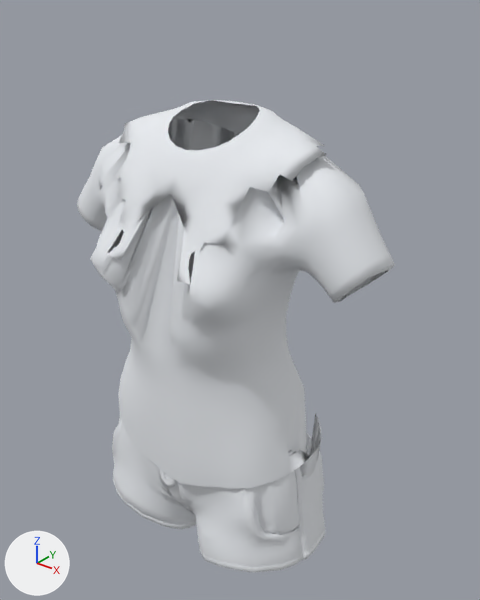
Renders of the glTF model apps/web/public/assets/garments/mpfb/female/top_city_relaxed.glb from each side of a commit.
One viewpoint serves both versions: a 50 mm lens placed at (0.579, -0.689, 1.478), pointed at (0.024, 0.004, 1.049). The lights are fixed; the arrows at lower left show +X, +Y and +Z. The first picture is the older version. Vertices at exactly the same position are counted once.

Names of what the first picture shows: 'mpfb-female-base.female_casualsuit02'.
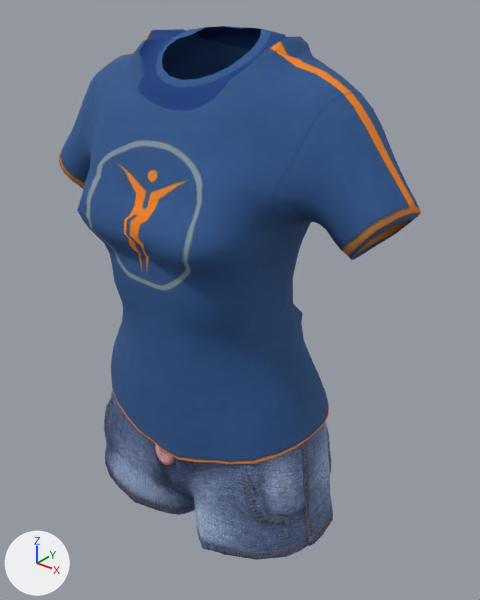
What changed in the scene script:
```text
Add img_female_casualsuit02_diffuse:
    img_female_casualsuit02_diffuse = load_image('female_casualsuit02_diffuse', '_unpacked/female_casualsuit02_diffuse', 1024, 1024, 'sRGB')
Change mat_mpfb_female_base_female_casualsuit02:
    where n0 = _N.new('ShaderNodeBsdfPrincipled'); n0.name = 'Principled BSDF'
    remove n0.inputs[0].default_value = (0.812, 0.835, 0.871, 1.0)  # 'Base Color', white #e9ecf0
    add n3 = _N.new('ShaderNodeTexImage'); n3.name = 'Image Texture'
    add n3.image = img_female_casualsuit02_diffuse
    remove n3 = _N.new('ShaderNodeTexImage'); n3.name = 'Image Texture'
    remove n3.image = img_female_casualsuit02_normal
    add n4 = _N.new('ShaderNodeTexImage'); n4.name = 'Image Texture.001'
    add n4.image = img_female_casualsuit02_normal
    where n2 = _N.new('ShaderNodeNormalMap'); n2.name = 'Normal Map'
    remove _L.new(n3.outputs[0], n2.inputs[1])  # 'Color' to 'Color'
    add _L.new(n3.outputs[0], n0.inputs[0])  # 'Color' to 'Base Color'
    add _L.new(n4.outputs[0], n2.inputs[1])  # 'Color' to 'Color'
Change me_female_casualsuit02:
    used by ob_mpfb_female_base_female_casualsuit02; location = (0.0, 0.0, 0.0)
    remove me_female_casualsuit02.from_pydata(...)  # 2871 vertices, 5478 faces; spans x -0.268..0.265, y -0.163..0.098, z 0.626..1.328
    add me_female_casualsuit02.from_pydata(...)  # 2876 vertices, 5488 faces; spans x -0.295..0.291, y -0.171..0.105, z 0.658..1.421
    me_female_casualsuit02 part 1: the loose piece of 1310 vertices spanning x -0.268..0.265, y -0.163..0.096, z 0.707..1.328 is rebuilt with 1311 vertices and now spans x -0.295..0.291, y -0.171..0.102, z 0.856..1.421
    me_female_casualsuit02 part 2: a new loose piece of 245 vertices spanning x -0.02..0.019, y -0.147..-0.132, z 0.824..0.869, in mat_mpfb_female_base_female_casualsuit02
    me_female_casualsuit02 part 3: 1560 vertices removed from x -0.194..0.2, y -0.144..0.098, z 0.626..0.868; 1319 vertices added at x -0.205..0.211, y -0.15..0.105, z 0.658..0.924
```

Pixel boxes (x1, y1, x2, y2) of what changed, in the pictures (480 x 600 px; the box of a moved part takes in the faces that stretch with it):
'mpfb-female-base.female_casualsuit02', surface changed, reshaped (14% wider, 13% taller)
    before: (77, 100, 395, 573)
    after: (59, 26, 421, 560)
part 1 of me_female_casualsuit02, rebuilt
    before: (77, 100, 395, 489)
    after: (59, 26, 421, 464)
part 2 of me_female_casualsuit02, added
    after: (155, 445, 174, 465)
part 3 of me_female_casualsuit02, moved or reshaped
    before: (112, 417, 326, 573)
    after: (104, 390, 333, 560)
